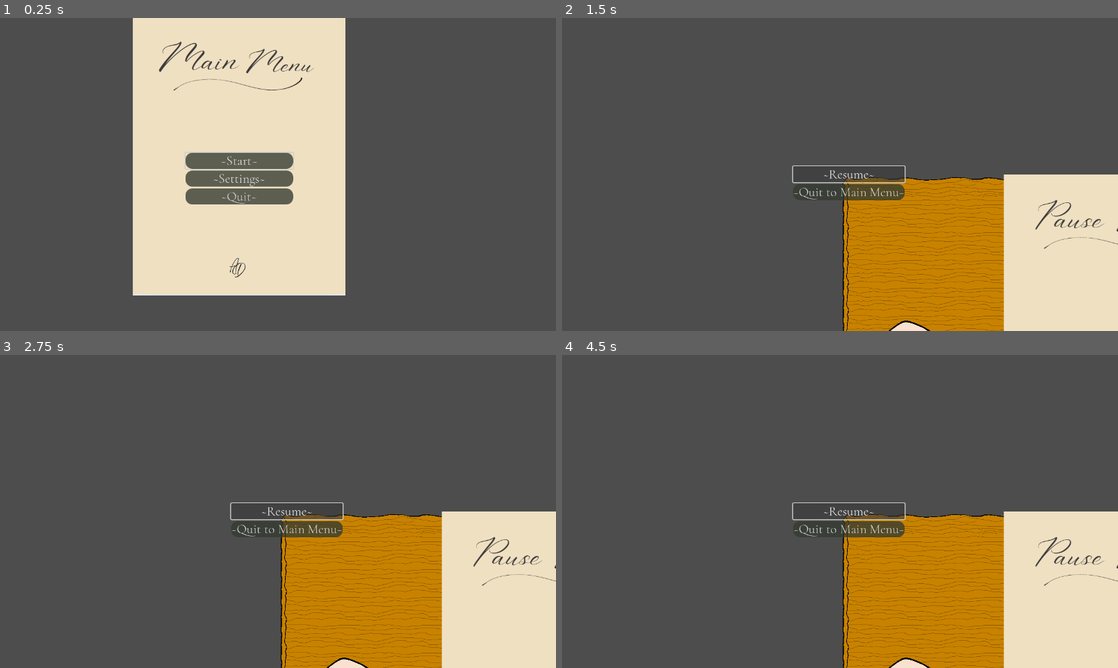
Above: before the commit, frames 1-4 (two rows, left to right).
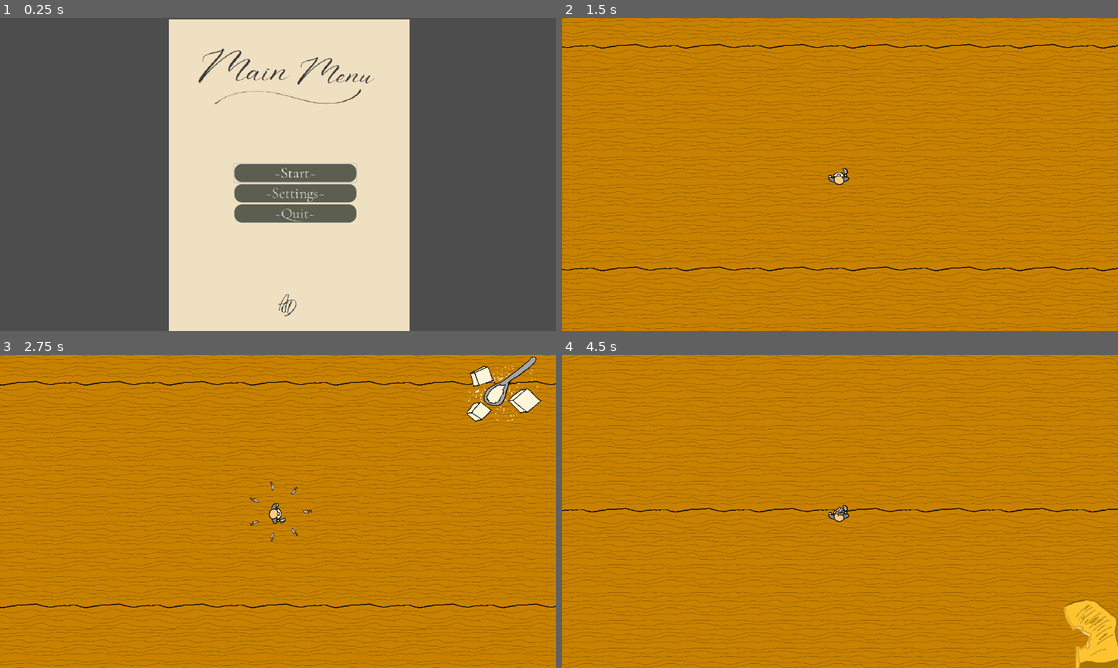
Above: after the commit, the same moments.

Repository: Cbuch/SWE6753
Game: Godot game, scene res://Menus/MenuScenes/MainMenu.tscn
Two runs of this game, one before a commit and one after it. Both use one fixed random seed, a clock stepped at 60 frames per second and the inputs below.
Inputs (mouse positions are in pixels of both pictures, inside the frame that each line leads up to):
- Up to frame 1 (0.25 s): no input
- Up to frame 2 (1.5 s): click "~Start~" at 0.5 s; click (851, 174) at 1.25 s, where only the run before the commit has a clickable "~Resume~"
- Up to frame 3 (2.75 s): tap Enter at 2 s; hold Right (move_right) from 2.03 s (still down)
- Up to frame 4 (4.5 s): release Right (move_right) at 2.78 s; hold Down (move_down) 2.78-3.53 s; hold Right (move_right) 3.53-4.28 s; hold Up (move_up) from 4.28 s (still down)

The runs differ from the first frame. In frame 1, 27% of the frame differs, in the area x 23-74%, y 0-100%; in frame 2, 90%; in frame 3, 89%; in frame 4, 90%, in the area x 0-100%, y 0-100%.

Commit message:
WHY ARE THE MOBS INVISIBLE

Diff:
--- a/getouttathekitchen/Menus/MenuScenes/MainMenu.tscn
+++ b/getouttathekitchen/Menus/MenuScenes/MainMenu.tscn
@@ -49,12 +49,18 @@
 corner_radius_bottom_left = 16
 
 [node name="MainMenu" type="Control"]
+texture_filter = 1
 layout_mode = 3
 anchors_preset = 15
 anchor_right = 1.0
 anchor_bottom = 1.0
+offset_left = 55.0
+offset_top = -16.0
+offset_right = 55.0
+offset_bottom = -16.0
 grow_horizontal = 2
 grow_vertical = 2
+scale = Vector2(1.13446, 1.13446)
 script = ExtResource("1_andg8")
 
 [node name="MainBackground" type="Control" parent="."]
@@ -64,14 +70,14 @@
 
 [node name="MainMenuBackground" type="TextureRect" parent="MainBackground"]
 z_index = -1
+texture_filter = 1
 layout_mode = 1
 anchors_preset = -1
-offset_left = 306.0
-offset_top = -5.0
-offset_right = 795.0
-offset_bottom = 638.0
+offset_left = 293.531
+offset_top = 16.748
+offset_right = 782.531
+offset_bottom = 659.748
 texture = ExtResource("4_1bq7t")
-stretch_mode = 3
 
 [node name="VBoxContainer" type="VBoxContainer" parent="."]
 layout_mode = 1
@@ -88,6 +94,7 @@
 grow_vertical = 2
 
 [node name="Start" type="Button" parent="VBoxContainer"]
+texture_filter = 1
 layout_mode = 2
 focus_neighbor_top = NodePath("../Quit")
 theme_override_fonts/font = ExtResource("3_rf4mm")
--- a/getouttathekitchen/Menus/MenuScripts/main_menu.gd
+++ b/getouttathekitchen/Menus/MenuScripts/main_menu.gd
@@ -12,7 +12,7 @@
 #Button Press Functions
 func _on_start_pressed() -> void:
 	print("Start button pressed") # Debug
-	get_tree().change_scene_to_file("res://level_1.tscn")
+	get_tree().change_scene_to_file("res://Scenes/level_1.tscn")
 func _on_quit_pressed() -> void:
 	get_tree().quit()
 func _on_settings_pressed() -> void:
--- a/getouttathekitchen/Scenes/Mob.tscn
+++ b/getouttathekitchen/Scenes/Mob.tscn
@@ -130,16 +130,21 @@
 [sub_resource type="RectangleShape2D" id="RectangleShape2D_7xbji"]
 size = Vector2(54, 51)
 
-[node name="RigidBody2D" type="RigidBody2D"]
+[node name="RigidBody2D" type="CharacterBody2D" groups=["mobs"]]
+top_level = true
+texture_filter = 1
+collision_layer = 0
 collision_mask = 0
 script = ExtResource("1_4rnky")
 
 [node name="AnimatedSprite2D" type="AnimatedSprite2D" parent="."]
 texture_filter = 1
 sprite_frames = SubResource("SpriteFrames_6v40e")
-animation = &"meat"
-frame_progress = 0.069463
+animation = &"carb"
+frame_progress = 0.179195
 
 [node name="CollisionShape2D" type="CollisionShape2D" parent="."]
 position = Vector2(-1, -1.5)
 shape = SubResource("RectangleShape2D_7xbji")
+
+[node name="NavigationAgent2D" type="NavigationAgent2D" parent="."]
--- a/getouttathekitchen/Scenes/level_1.tscn
+++ b/getouttathekitchen/Scenes/level_1.tscn
@@ -1,6 +1,8 @@
-[gd_scene load_steps=11 format=4 uid="uid://2qbbm2g2j5o"]
+[gd_scene load_steps=14 format=4 uid="uid://2qbbm2g2j5o"]
 
 [ext_resource type="Texture2D" uid="uid://bf367mw31nh4i" path="res://art/tilesets/tileset_lv1.png" id="1_hbghi"]
+[ext_resource type="Script" uid="uid://63bg4suaudh3" path="res://scripts/level_1.gd" id="1_xfk5q"]
+[ext_resource type="PackedScene" uid="uid://csvaqup5wtyww" path="res://Scenes/Mob.tscn" id="2_7p6j4"]
 [ext_resource type="PackedScene" uid="uid://cooxepxr1yigu" path="res://Scenes/player.tscn" id="2_hbghi"]
 
 [sub_resource type="TileSetAtlasSource" id="TileSetAtlasSource_hn12h"]
@@ -126,7 +128,15 @@
 [sub_resource type="CircleShape2D" id="CircleShape2D_hbghi"]
 radius = 6.91596
 
+[sub_resource type="Curve2D" id="Curve2D_6444e"]
+_data = {
+"points": PackedVector2Array(0, 0, 0, 0, -706, -448, 0, 0, 0, 0, 720, -459, 0, 0, 0, 0, 735, 420, 0, 0, 0, 0, -741, 430, 0, 0, 0, 0, -704, -443, 0, 0, 0, 0, -706, -448)
+}
+point_count = 6
+
 [node name="Node2D" type="Node2D"]
+script = ExtResource("1_xfk5q")
+mob_scene = ExtResource("2_7p6j4")
 
 [node name="Ground" type="TileMapLayer" parent="."]
 texture_filter = 1
@@ -240,9 +250,21 @@
 scale = Vector2(-18.5615, -18.5615)
 shape = SubResource("CircleShape2D_hbghi")
 
+[node name="mobtimer" type="Timer" parent="."]
+wait_time = 0.5
+
 [node name="Player" parent="." instance=ExtResource("2_hbghi")]
 position = Vector2(2760, 1327)
 collision_layer = 1
 collision_mask = 1
 
 [node name="Camera2D" type="Camera2D" parent="Player"]
+
+[node name="MobPath" type="Path2D" parent="Player"]
+curve = SubResource("Curve2D_6444e")
+
+[node name="MobSpawnLocation" type="PathFollow2D" parent="Player/MobPath"]
+position = Vector2(-706, -448)
+rotation = -0.00771373
+
+[connection signal="timeout" from="mobtimer" to="." method="_on_mobtimer_timeout"]
--- a/getouttathekitchen/level_1.tscn
+++ b/getouttathekitchen/level_1.tscn
@@ -1,7 +1,6 @@
 [gd_scene load_steps=8 format=4 uid="uid://mqhe484f3sjd"]
 
 [ext_resource type="Texture2D" uid="uid://bf367mw31nh4i" path="res://art/tilesets/tileset_lv1.png" id="1_hbghi"]
-[ext_resource type="PackedScene" path="res://player.tscn" id="2_hbghi"]
 [ext_resource type="PackedScene" uid="uid://ctd8ortrxwjdx" path="res://Menus/MenuScenes/PauseMenu.tscn" id="3_4k3ip"]
 
 [sub_resource type="TileSetAtlasSource" id="TileSetAtlasSource_hn12h"]
@@ -112,6 +111,9 @@
 tile_size = Vector2i(64, 64)
 sources/0 = SubResource("TileSetAtlasSource_hbghi")
 
+[sub_resource type="Resource" id="Resource_hbghi"]
+metadata/__load_path__ = "res://player.tscn"
+
 [node name="Node2D" type="Node2D"]
 
 [node name="Ground" type="TileMapLayer" parent="."]
@@ -124,7 +126,7 @@
 tile_map_data = PackedByteArray("AAAEABsAAAAAAAsAAFADABUAAAADAAgAAGANAB0AAAADAAgAAAAIABIAAAAAAAgAAAAJAB0AAAAAAAgAAFAEAA …(656 unchanged characters)…
 tile_set = SubResource("TileSet_ihfcg")
 
-[node name="Player" parent="." instance=ExtResource("2_hbghi")]
+[node name="Player" parent="."]
 position = Vector2(2997, 1551)
 
 [node name="Camera2D" type="Camera2D" parent="Player"]
--- a/getouttathekitchen/project.godot
+++ b/getouttathekitchen/project.godot
@@ -12,7 +12,7 @@
 
 config/name="GetOuttaTheKitchen"
 run/main_scene="res://Menus/MenuScenes/MainMenu.tscn"
-config/features=PackedStringArray("4.3", "Forward Plus")
+config/features=PackedStringArray("4.4", "Forward Plus")
 config/icon="res://icon.svg"
 
 [display]
@@ -22,6 +22,10 @@
 window/size/mode=3
 window/size/borderless=true
 window/stretch/mode="viewport"
+
+[global_group]
+
+mobs=""
 
 [input]
 
--- /dev/null
+++ b/getouttathekitchen/scripts/level_1.gd
@@ -0,0 +1,31 @@
+extends Node2D
+
+@export var mob_scene: PackedScene
+
+func _ready() -> void:
+	$mobtimer.start()
+
+func _process(delta: float) -> void:
+	pass
+
+func _on_mobtimer_timeout() -> void:
+	# Create a new instance of the Mob scene.
+	var mob = mob_scene.instantiate()
+
+	# Choose a random location on Path2D.
+	var mob_spawn_location = $Player/MobPath/MobSpawnLocation
+	mob_spawn_location.progress_ratio = randf()
+
+	mob.target = $Player
+
+	print(mob)
+
+	# Set the mob's position to the random location.
+	mob.position = mob_spawn_location.position
+	# Spawn the mob by adding it to the Main scene.
+	$NavigationRegion2D.add_child(mob)
+	var count = 0
+	for child in get_children():
+		if child.is_in_group("mobs"):
+			count+= 1
+		print(count)
--- a/getouttathekitchen/scripts/mob.gd
+++ b/getouttathekitchen/scripts/mob.gd
@@ -1,5 +1,14 @@
-extends RigidBody2D
+extends CharacterBody2D
+@onready var navigation_agent: NavigationAgent2D = $NavigationAgent2D
+@export var target: CharacterBody2D
+
+const SPEED = 415
 
 func _ready():
 	var mob_types = Array($AnimatedSprite2D.sprite_frames.get_animation_names())
 	$AnimatedSprite2D.animation = mob_types.pick_random()
+
+func _process(delta: float) -> void:
+	navigation_agent.target_position = target.global_position
+	velocity = global_position.direction_to(navigation_agent.get_next_path_position())
+	move_and_slide()
Not shown: 1 places in getouttathekitchen/Menus/MenuScenes/MainMenu.tscn that only renumber resources
Not shown: 1 places in getouttathekitchen/Menus/MenuScenes/PauseMenu.tscn that only renumber resources
Not shown: 1 places in getouttathekitchen/Menus/MenuScenes/SettingsMenu.tscn that only renumber resources
Not shown, added: getouttathekitchen/Menus/MenuScripts/main_menu.gd.uid
Not shown, added: getouttathekitchen/Menus/MenuScripts/pause_menu.gd.uid
Not shown, added: getouttathekitchen/Menus/MenuScripts/settings_menu.gd.uid
Not shown, changed: getouttathekitchen/fonts/Corleone.ttf.import
Not shown, changed: getouttathekitchen/fonts/CorleoneDue.ttf.import
Not shown, changed: getouttathekitchen/fonts/CormorantGaramond-Italic-VariableFont_wght.ttf.import
Not shown, changed: getouttathekitchen/fonts/CormorantGaramond-VariableFont_wght.ttf.import
Not shown, changed: getouttathekitchen/fonts/Italiana-Regular.ttf.import
Not shown, added: getouttathekitchen/scripts/level_1.gd.uid
